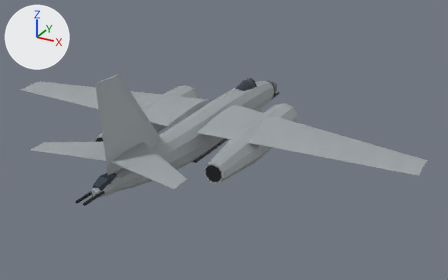
One commit to the glTF model media/il28.glb: the scene before it, then after it.
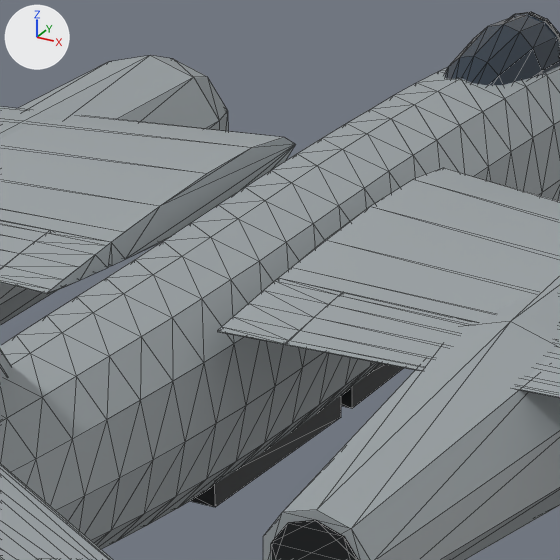
Each version appears first whole from a 50 mm lens placed at (14.55, -24.59, 11.95), pointed at (1.39, -0.67, -0.01), and next in a close-up on the part from 36% to 57% of the width and 27% to 61% of the height. Arrows for +X, +Y and +Z are at upper left; the lights stay in place. The last two pictures show the newer version. The close-ups show mesh edges as thin lines. Where no turn or scale is listed for an object, it has been applied to the vertices. Vertices at exactly the same position are counted once.

Objects in the first close-up: 'Cockpit Glass', 'Exhaust R', 'Flap L', 'Flap R', 'Fuselage', 'Nacelles', 'Stabilizer R', 'Weapons Bay Doors', 'Wing L', 'Wing R' and 2 more.
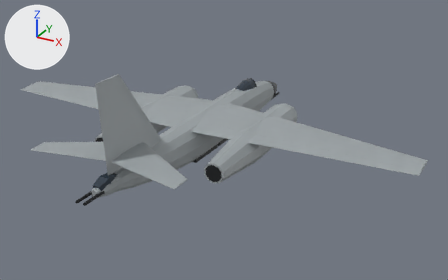
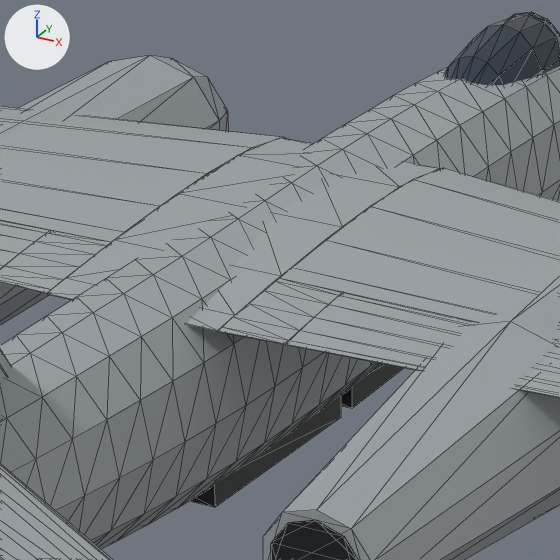
Pixel boxes (x1, y1, x2, y2) of what changed, in the close-ups (560 x 560 px):
'Wing R', reshaped
    before: (217, 168, 560, 345)
    after: (187, 162, 560, 345)
'Wing L', reshaped
    before: (0, 107, 295, 294)
    after: (0, 107, 312, 300)
part 1 of me_wing_l, added
    after: (47, 138, 312, 300)
part 2 of me_wing_r, added
    after: (187, 162, 441, 332)

Edits to the bpy script that builds the scene:
```text
Change me_wing_l:
    used by ob_wing_l; location = (0.0, 0.0, 0.0)
    remove me_wing_l.from_pydata(...)  # 106 vertices, 204 faces; spans x -10.73..-0.8, y -2.2..1.8, z 0.64..1.04
    add me_wing_l.from_pydata(...)  # 129 vertices, 252 faces; spans x -10.73..0.0, y -2.2..1.8, z 0.63..1.04
    me_wing_l part 1
    13 vertices are added at x -0.8..0.0, y -2.2..1.8, z 0.63..1.04
    10 new vertices lie (0.8, 0.0, 0.0) away from vertices in x -0.8, y -1.93..1.53, z 0.63..1.04
    48 new faces join them
Change me_wing_r:
    used by ob_wing_r; location = (0.0, 0.0, 0.0)
    remove me_wing_r.from_pydata(...)  # 106 vertices, 204 faces; spans x 0.8..10.73, y -2.2..1.8, z 0.64..1.04
    add me_wing_r.from_pydata(...)  # 129 vertices, 252 faces; spans x 0.0..10.73, y -2.2..1.8, z 0.63..1.04
    me_wing_r part 2
    13 vertices are added at x 0.0, y -2.2..1.8, z 0.63..1.04
    10 new vertices lie (0.8, 0.0, 0.0) away from vertices in x 0.0, y -1.93..1.53, z 0.63..1.04
    48 new faces join them
```
